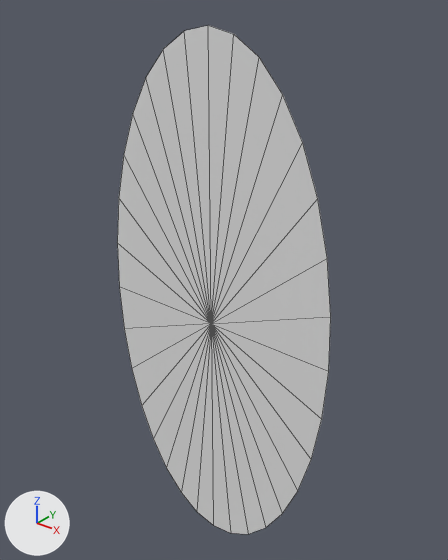
The OBJ model data/meshes/PortalStencil.obj, before and after one commit.
Rendered twice from a 50 mm lens placed at (1.083, -1.291, 0.967), pointed at (-0.007, 0.071, 0.123). The axes (+X, +Y, +Z) are drawn at lower left. The lights are the same throughout. Mesh edges are drawn as thin lines. Where no turn or scale is listed for an object, it has been applied to the vertices.

Objects in the first picture: 'PortalStencil'.
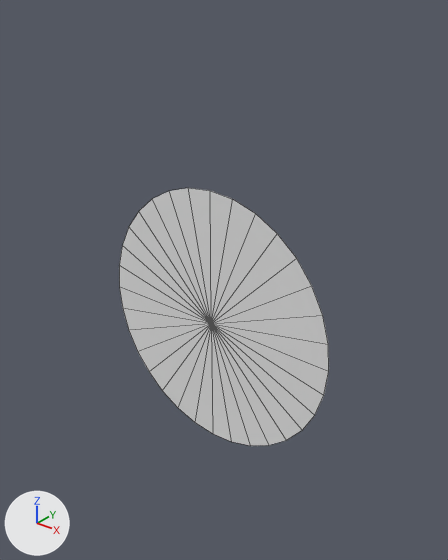
Location of each change, (x1, y1, x2, y2) in pixels of the pictures (448 x 560 px; the box of a moved part takes in the faces that stretch with it):
'PortalStencil', reshaped (49% shorter)
    before: (117, 25, 331, 534)
    after: (119, 188, 329, 446)
part 1 of me_portalstencil, moved or reshaped
    before: (117, 25, 331, 366)
    after: (119, 188, 329, 366)
part 2 of me_portalstencil, moved or reshaped
    before: (120, 287, 329, 534)
    after: (120, 287, 329, 446)

The change in detail:
Material 'None' (mat_none) is new.
Its base color is (0.8, 0.8, 0.8) (white #e7e7e7).
Its roughness is 1.0.
me_portalstencil has 33 vertices, 32 faces and spans x -0.42..0.42, y 0.0, z -0.86..0.86.
me_portalstencil is used by ob_portalstencil; location (0.0, 0.0, 0.0).
Part 1, on me_portalstencil:
Vertex 1 of me_portalstencil moves from (0.0, 0.0, 0.86) at pixel (208, 25) to (-0.08, 0.0, 0.42) at pixel (188, 187).
Vertex 2 of me_portalstencil moves from (-0.08, 0.0, 0.85) at pixel (184, 30) to (0.0, 0.0, 0.43) at pixel (210, 190).
Vertex 3 of me_portalstencil moves from (-0.16, 0.0, 0.8) at pixel (163, 49) to (-0.16, 0.0, 0.4) at pixel (169, 190).
Vertex 4 of me_portalstencil moves from (-0.23, 0.0, 0.72) at pixel (145, 77) to (-0.23, 0.0, 0.36) at pixel (152, 198).
Vertex 5 of me_portalstencil moves from (-0.29, 0.0, 0.61) at pixel (132, 113) to (-0.29, 0.0, 0.3) at pixel (138, 211).
Vertex 6 of me_portalstencil moves from (-0.35, 0.0, 0.48) at pixel (123, 154) to (-0.35, 0.0, 0.24) at pixel (128, 226).
Vertex 7 of me_portalstencil moves from (-0.39, 0.0, 0.33) at pixel (118, 197) to (-0.39, 0.0, 0.16) at pixel (122, 245).
Vertex 8 of me_portalstencil moves from (-0.41, 0.0, 0.17) at pixel (117, 242) to (-0.41, 0.0, 0.08) at pixel (119, 265).
Vertex 26 of me_portalstencil moves from (0.41, 0.0, 0.17) at pixel (330, 316) to (0.41, 0.0, 0.08) at pixel (328, 344).
Vertex 27 of me_portalstencil moves from (0.39, 0.0, 0.33) at pixel (327, 258) to (0.39, 0.0, 0.16) at pixel (322, 315).
Vertex 28 of me_portalstencil moves from (0.35, 0.0, 0.48) at pixel (317, 198) to (0.35, 0.0, 0.24) at pixel (311, 285).
Vertex 29 of me_portalstencil moves from (0.29, 0.0, 0.61) at pixel (302, 142) to (0.29, 0.0, 0.3) at pixel (296, 258).
Vertex 30 of me_portalstencil moves from (0.23, 0.0, 0.72) at pixel (282, 94) to (0.23, 0.0, 0.36) at pixel (277, 233).
Vertex 31 of me_portalstencil moves from (0.16, 0.0, 0.8) at pixel (259, 57) to (0.16, 0.0, 0.4) at pixel (255, 213).
Vertex 32 of me_portalstencil moves from (0.08, 0.0, 0.85) at pixel (233, 34) to (0.08, 0.0, 0.42) at pixel (232, 199).
me_portalstencil part 2: all 15 vertices in x -0.41..0.41, y 0.0, z -0.86..-0.17 are scaled about the mesh origin by (1, 0.5, 0.5).
me_portalstencil now uses material mat_none (white #e7e7e7).
